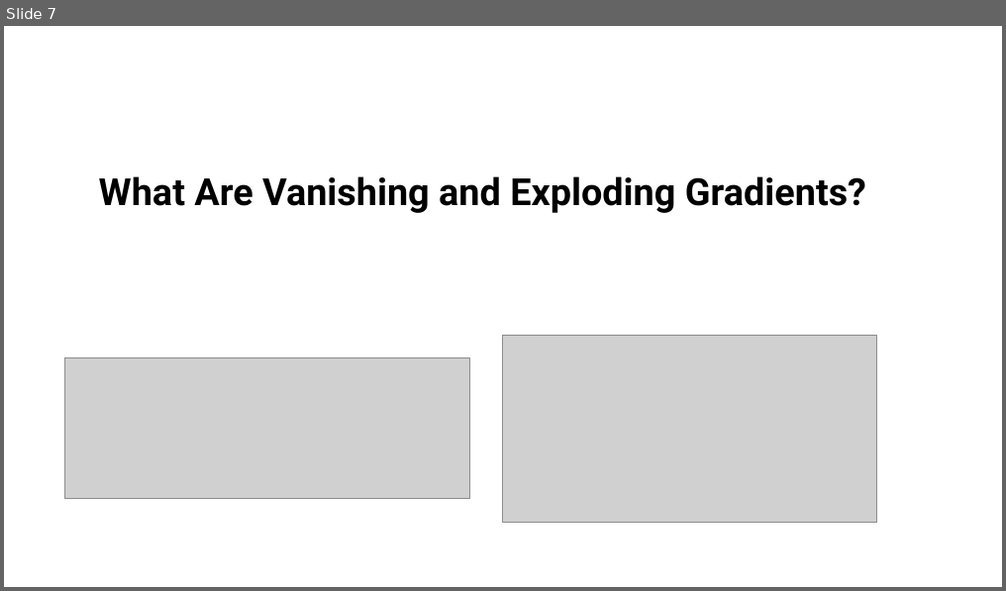
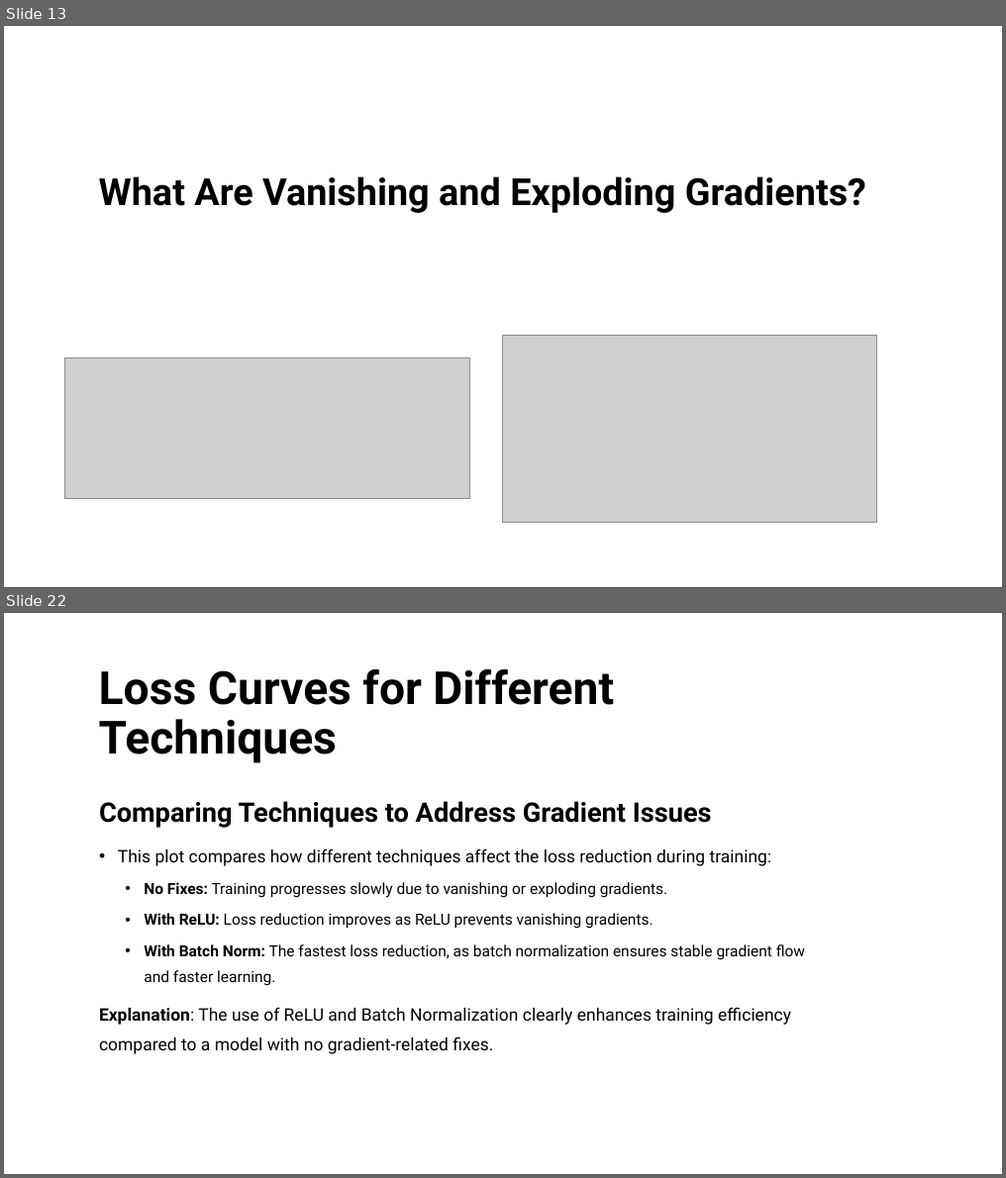
Before and after one commit to nazmul-nil/vanishing_gradients_tutorial_MLNN, a slide deck: tutorial/Vanishing_gradients.pptx. Shown one above the other, each under a label of ours: slide 7 before the commit, slides 13 and 22 after it; the slides between them are not shown. The pictures are 1006x591 and 1006x1178 pixels, drawn with LibreOffice and Linux fonts; fonts in the diff are those of the drawing; grey boxes stand for pictures. Boxes give left, top, right and bottom in pixels: in the first picture for what was removed or moved away, otherwise in the second. Text is boxed around its words. In the diff, an @@ line names an element or a change of style, - is before the commit and + after.

```diff
--- a/tutorial/Vanishing_gradients.pptx
+++ b/tutorial/Vanishing_gradients.pptx
@@ slide 22 added at (4,613,1002,1174), background #FFFFFF @@
@@ title added at (99,669,614,763), 44 pt, text #000000, bold @@
+Loss Curves for Different Techniques
@@ text added at (99,801,805,1055), 14.8 pt, text #000000 @@
+Comparing Techniques to Address Gradient Issues
+• This plot compares how different techniques affect the loss reduction during training:
+  • No Fixes: Training progresses slowly due to vanishing or exploding gradients.
+  • With ReLU: Loss reduction improves as ReLU prevents vanishing gradients.
+  • With Batch Norm: The fastest loss reduction, as batch normalization ensures stable gradient flow and faster learning.
+Explanation: The use of ReLU and Batch Normalization clearly enhances training efficiency compared to a model with no gradient-related fixes.
@@ what was slide 7 is now slide 13 @@
```
Also in this commit, not shown: 19 slides changed, 9 other slides added, 3 other files.
